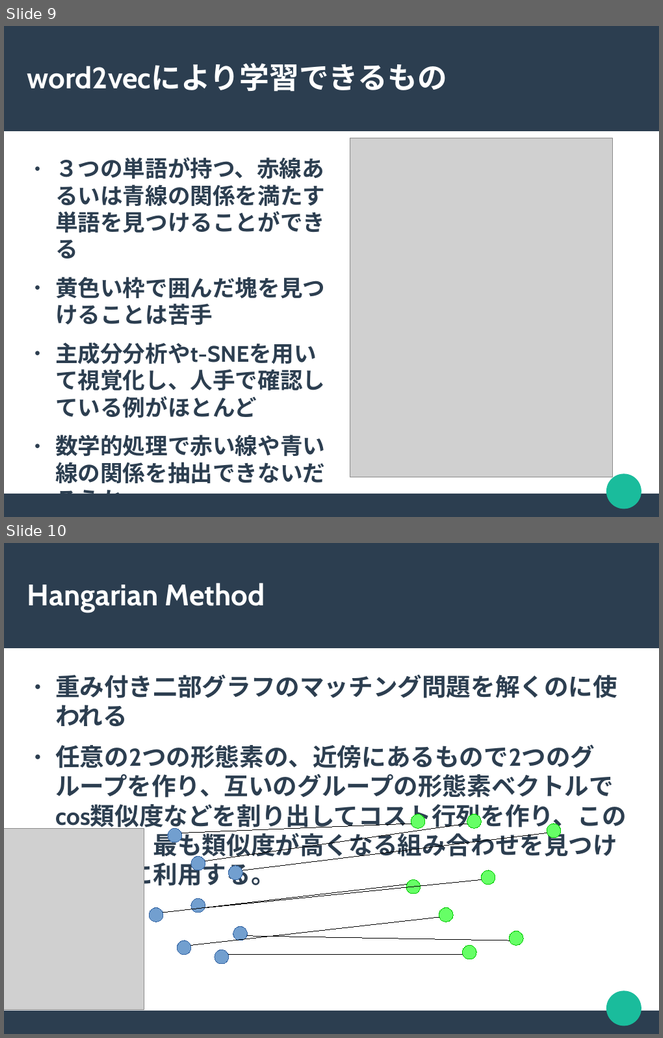
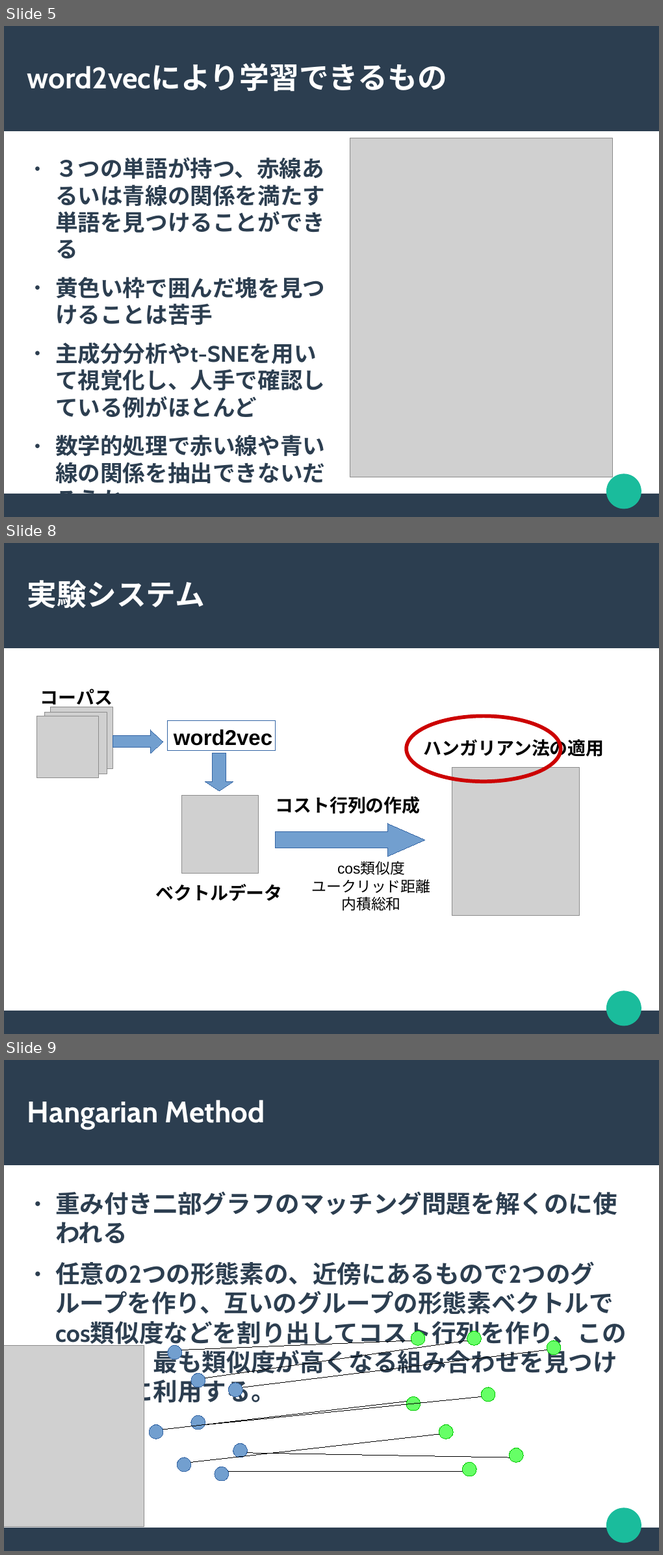
Before and after one commit to chocolaolantan/thesis, a slide deck: note/ハンガリアン法による語の相似関係抽出.odp. Shown one above the other, each under a label of ours: slides 9 and 10 before the commit, slides 5, 8 and 9 after it; the slides between them are not shown. The pictures are 663x1038 and 663x1555 pixels, drawn with LibreOffice and Linux fonts; fonts in the diff are those of the drawing; grey boxes stand for pictures. Boxes give left, top, right and bottom in pixels: in the first picture for what was removed or moved away, otherwise in the second. Text is boxed around its words. In the diff, an @@ line names an element or a change of style, - is before the commit and + after.

Commit message:
実験結果まとめ開始

```diff
--- a/note/ハンガリアン法による語の相似関係抽出.odp
+++ b/note/ハンガリアン法による語の相似関係抽出.odp
@@ slide 8 added at (4, 543, 659, 1034), background #FFFFFF; not listed: 3 template elements that a slide beside it also shows @@
@@ title added at (27, 580, 205, 608), 36 pt, text #FFFFFF, bold @@
+実験システム
@@ text added at (40, 689, 113, 709), 22 pt, text #000000, bold @@
+コーパス
@@ picture added at (36, 716, 98, 778) @@
@@ picture added at (45, 713, 107, 774) @@
@@ picture added at (51, 707, 113, 769) @@
@@ ellipse added at (406, 716, 561, 782), outline #CC0000 4.51 pt @@
@@ right arrow added at (113, 730, 163, 754), fill #729FCF, outline #3465A4 0 pt @@
@@ rectangle added at (168, 720, 276, 750), outline #3465A4 0 pt @@
@@ text added at (174, 730, 272, 746), 26 pt, text #000000, bold @@
+word2vec
@@ text added at (424, 737, 605, 759), 22 pt, text #000000, bold @@
+ハンガリアン法の適用
@@ down arrow added at (206, 754, 233, 791), fill #729FCF, outline #3465A4 0 pt @@
@@ picture added at (452, 768, 579, 916) @@
@@ picture added at (181, 796, 258, 874) @@
@@ text added at (276, 797, 421, 814), 22 pt, text #000000, bold @@
+コスト行列の作成
@@ right arrow added at (276, 824, 426, 856), fill #729FCF, outline #3465A4 0 pt @@
@@ text added at (312, 862, 431, 911), 18 pt, text #000000 @@
+cos類似度
+ユークリッド距離
+内積総和
@@ text added at (156, 884, 283, 901), 22 pt, text #000000, bold @@
+ベクトルデータ
@@ what was slide 9 is now slide 5 @@
@@ what was slide 10 is now slide 9 @@
```
Also in this commit, not shown: 1 slide changed, 5 other slides added, 9 slides removed, 10 other files.
